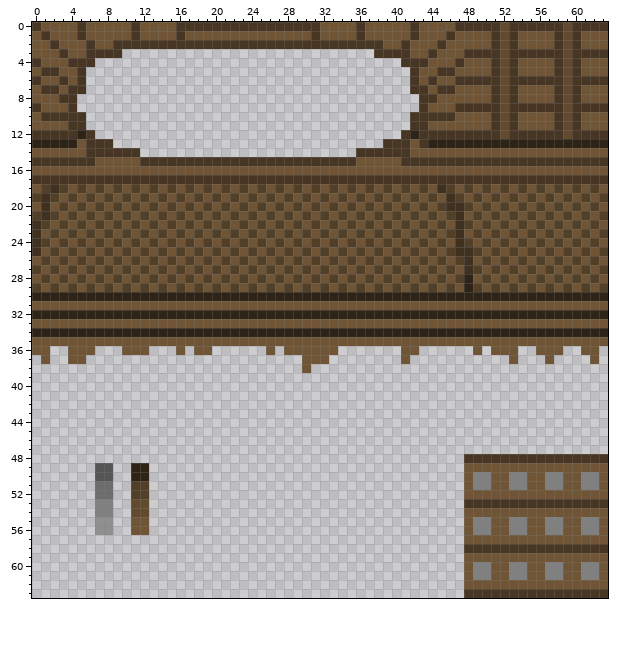
One commit to this pixel-art sprite: src/main/resources/assets/taoism/textures/models/weapon/Cestus.png. The first picture shows the starting point.
The file is 64x64 pixels.
Now the later version:
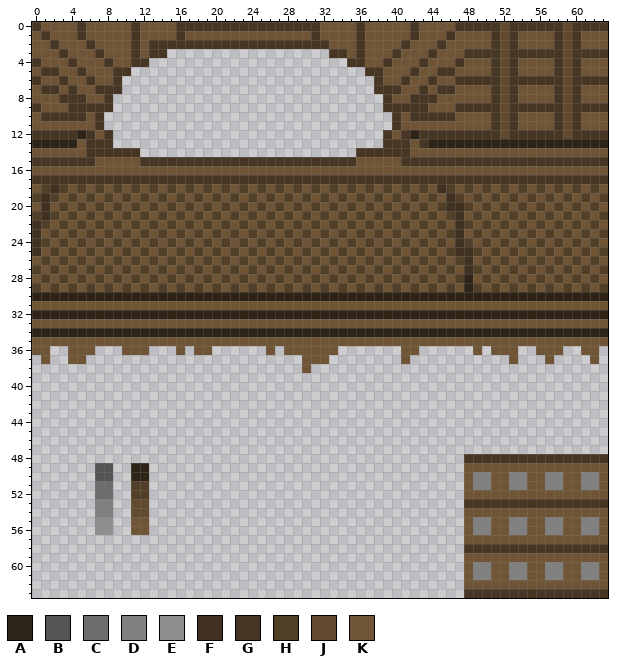
Palette (. is transparent): A #2e2317  B #555555  C #6d6d6d  D #808080  E #8f8f8f  F #3f3020  G #473623  H #523f28  J #624a2e  K #6f5536
Changes in this commit:
@@ x 2..45 @@
  1 KKKGKKKKKGKKKKGKKKKKKKKKKKKKKGKKKKGKKKKKGKKK
- 2 GKKKGKKGGGGGGGGGGGGGGGGGGGGGGGGGGGGGGKKGKKKG
- 3 KGKKGGGG............................GGGGKKGK
- 4 KKGGG..................................GGGKK
- 5 GKKG....................................GKKG
- 6 KGKG....................................GKGK
- 7 GKGG....................................GGKG
- 8 KGG......................................GGK
- 9 KKG......................................GKK
-10 GGGG....................................GGGG
-11 KKGG....................................GGKK
-12 GGGAG..................................GAGGG
+ 2 GKKKGKKKKGKGGGGGGGGGGGGGGGGGGGGKKKGKKKKGKKKG
+ 3 KGKKKGKKKGKGG..................GGKGKKKGKKKGK
+ 4 KKGKKKGKKGG......................GGKKGKKKGKK
+ 5 GKKGKKKGG..........................GGKKKGKKG
+ 6 KGKKGKKG............................GKKGKKGK
+ 7 GKGKKGGG............................GGGKKGKG
+ 8 KGGGKKG..............................GKKGGGK
+ 9 KKGGGGG..............................GGGGGKK
+10 GGGGKG................................GKGGGG
+11 KKKKKG................................GKKKKK
+12 GGGAGKG..............................GKGAGGG
 13 AAAKGGG..............................GGGKGAA
